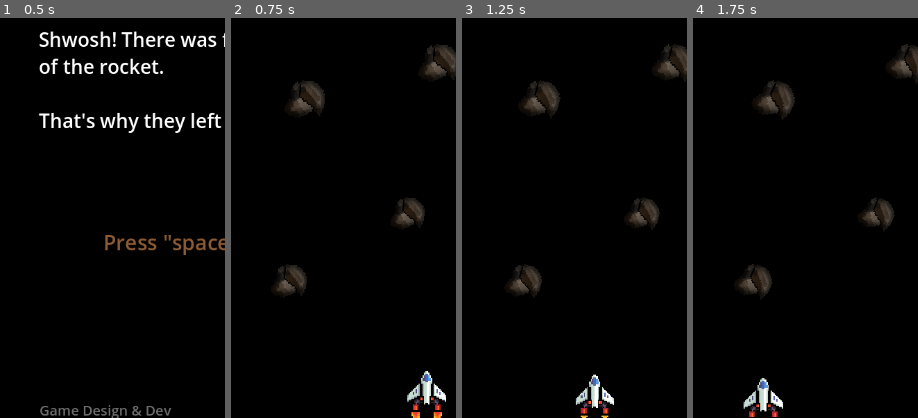
Above: before the commit, frames 1-4 (left to right).
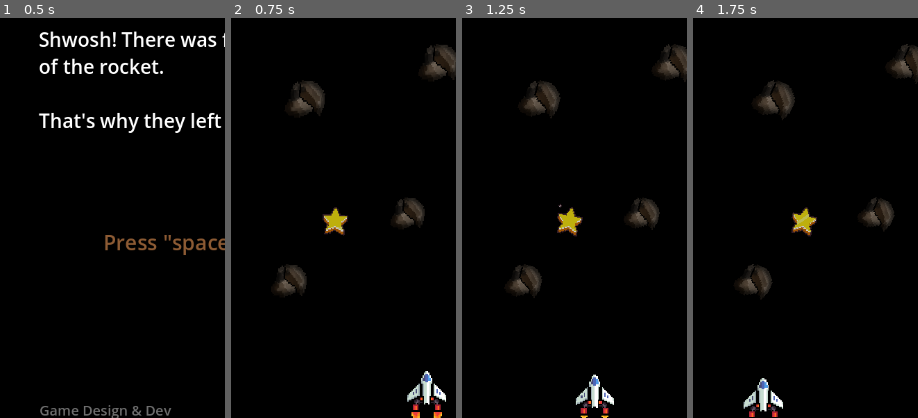
Above: after the commit, the same moments.

Repository: matheusbaumgart/oneshot-space
Game: Godot game, scene res://scenes/intro.tscn
The game is run twice, just before and just after one commit, with the same random seed, the same clock (stepped at 60 frames per second) and the same inputs.
Inputs (mouse positions are % of the whole screen's width and height, from its top left):
- Up to frame 1 (0.5 s): no input
- Up to frame 2 (0.75 s): tap Space (move_up) at 0.5 s; move the mouse to (72, 45) at 0.52 s; hold Space (move_up) from 0.53 s (still down); click (72, 45) at 0.67 s
- Up to frame 3 (1.25 s): keep holding Space (move_up)
- Up to frame 4 (1.75 s): move the mouse to (30, 55) at 1.27 s; release Space (move_up) at 1.28 s
The pictures show only the part of the screen within x 3-53%, y 43-93%; the shares and areas given below are measured in that part.

Frame 1 is identical in both runs. In frame 2, 0.5% of the frame differs, in the area x 40-52%, y 47-55%; in frame 3, 0.5%, in the area x 42-54%, y 46-55%; in frame 4, 0.5%.

Commit message:
add star power up

Diff:
--- a/scenes/main.tscn
+++ b/scenes/main.tscn
@@ -1,9 +1,10 @@
-[gd_scene load_steps=8 format=3 uid="uid://b47siulyet5ib"]
+[gd_scene load_steps=9 format=3 uid="uid://b47siulyet5ib"]
 
 [ext_resource type="PackedScene" uid="uid://cfuepag7tvkhh" path="res://scenes/spaceship.tscn" id="1_0xm2m"]
 [ext_resource type="Script" uid="uid://t5lx6guope3m" path="res://scripts/main.gd" id="1_tbgi4"]
 [ext_resource type="PackedScene" uid="uid://dyvs05368sgsd" path="res://scenes/asteroid.tscn" id="2_0xm2m"]
 [ext_resource type="Script" uid="uid://dbffqe3kqq7j7" path="res://scripts/finish_line.gd" id="3_h2yge"]
+[ext_resource type="PackedScene" uid="uid://dkefow5tcf4n3" path="res://scenes/power_up.tscn" id="5_tbgi4"]
 
 [sub_resource type="StyleBoxFlat" id="StyleBoxFlat_jyhfs"]
 bg_color = Color(0.0807833, 0.0807834, 0.0807833, 1)
@@ -232,3 +233,20 @@
 [node name="CollisionShape2D" type="CollisionShape2D" parent="Finishline"]
 position = Vector2(320, -2693)
 shape = SubResource("RectangleShape2D_0xm2m")
+
+[node name="PowerUp" parent="." instance=ExtResource("5_tbgi4")]
+position = Vector2(237, -296)
+value = 1.0
+
+[node name="PowerUp3" parent="." instance=ExtResource("5_tbgi4")]
+position = Vector2(461, -696)
+value = 2.0
+
+[node name="PowerUp4" parent="." instance=ExtResource("5_tbgi4")]
+position = Vector2(65, -1162)
+value = 3.0
+
+[node name="PowerUp2" parent="." instance=ExtResource("5_tbgi4")]
+position = Vector2(169, 807)
+scale = Vector2(1.00527, 1.00365)
+value = 2.0
--- /dev/null
+++ b/scenes/power_up.tscn
@@ -0,0 +1,137 @@
+[gd_scene load_steps=18 format=3 uid="uid://dkefow5tcf4n3"]
+
+[ext_resource type="Script" uid="uid://d8h5m0ttjtv5" path="res://scripts/powerup.gd" id="1_j7my0"]
+[ext_resource type="Texture2D" uid="uid://diiigpm8eq8ea" path="res://images/star.png" id="2_ig136"]
+
+[sub_resource type="RectangleShape2D" id="RectangleShape2D_j7my0"]
+size = Vector2(35.5, 40.5)
+
+[sub_resource type="AtlasTexture" id="AtlasTexture_6iuya"]
+atlas = ExtResource("2_ig136")
+region = Rect2(0, 0, 32, 32)
+
+[sub_resource type="AtlasTexture" id="AtlasTexture_uk6or"]
+atlas = ExtResource("2_ig136")
+region = Rect2(32, 0, 32, 32)
+
+[sub_resource type="AtlasTexture" id="AtlasTexture_bmfpq"]
+atlas = ExtResource("2_ig136")
+region = Rect2(64, 0, 32, 32)
+
+[sub_resource type="AtlasTexture" id="AtlasTexture_l224l"]
+atlas = ExtResource("2_ig136")
+region = Rect2(96, 0, 32, 32)
+
+[sub_resource type="AtlasTexture" id="AtlasTexture_p7g7m"]
+atlas = ExtResource("2_ig136")
+region = Rect2(128, 0, 32, 32)
+
+[sub_resource type="AtlasTexture" id="AtlasTexture_6m4jj"]
+atlas = ExtResource("2_ig136")
+region = Rect2(160, 0, 32, 32)
+
+[sub_resource type="AtlasTexture" id="AtlasTexture_0lif3"]
+atlas = ExtResource("2_ig136")
+region = Rect2(192, 0, 32, 32)
+
+[sub_resource type="AtlasTexture" id="AtlasTexture_o2k2r"]
+atlas = ExtResource("2_ig136")
+region = Rect2(224, 0, 32, 32)
+
+[sub_resource type="AtlasTexture" id="AtlasTexture_fglio"]
+atlas = ExtResource("2_ig136")
+region = Rect2(256, 0, 32, 32)
+
+[sub_resource type="AtlasTexture" id="AtlasTexture_3sjf4"]
+atlas = ExtResource("2_ig136")
+region = Rect2(288, 0, 32, 32)
+
+[sub_resource type="AtlasTexture" id="AtlasTexture_jgk5t"]
+atlas = ExtResource("2_ig136")
+region = Rect2(320, 0, 32, 32)
+
+[sub_resource type="AtlasTexture" id="AtlasTexture_pgmfb"]
+atlas = ExtResource("2_ig136")
+region = Rect2(352, 0, 32, 32)
+
+[sub_resource type="AtlasTexture" id="AtlasTexture_nxb8b"]
+atlas = ExtResource("2_ig136")
+region = Rect2(384, 0, 32, 32)
+
+[sub_resource type="SpriteFrames" id="SpriteFrames_o6brf"]
+animations = [{
+"frames": [{
+"duration": 1.0,
+"texture": SubResource("AtlasTexture_6iuya")
+}, {
+"duration": 1.0,
+"texture": SubResource("AtlasTexture_uk6or")
+}, {
+"duration": 1.0,
+"texture": SubResource("AtlasTexture_bmfpq")
+}, {
+"duration": 1.0,
+"texture": SubResource("AtlasTexture_l224l")
+}, {
+"duration": 1.0,
+"texture": SubResource("AtlasTexture_p7g7m")
+}, {
+"duration": 1.0,
+"texture": SubResource("AtlasTexture_6m4jj")
+}, {
+"duration": 1.0,
+"texture": SubResource("AtlasTexture_0lif3")
+}, {
+"duration": 1.0,
+"texture": SubResource("AtlasTexture_o2k2r")
+}, {
+"duration": 1.0,
+"texture": SubResource("AtlasTexture_fglio")
+}, {
+"duration": 1.0,
+"texture": SubResource("AtlasTexture_3sjf4")
+}, {
+"duration": 1.0,
+"texture": SubResource("AtlasTexture_jgk5t")
+}, {
+"duration": 1.0,
+"texture": SubResource("AtlasTexture_pgmfb")
+}, {
+"duration": 1.0,
+"texture": SubResource("AtlasTexture_nxb8b")
+}],
+"loop": true,
+"name": &"default",
+"speed": 10.0
+}]
+
+[node name="PowerUp" type="Area2D"]
+script = ExtResource("1_j7my0")
+
+[node name="CollisionShape2D" type="CollisionShape2D" parent="."]
+visible = false
+position = Vector2(0.25, 2.25)
+shape = SubResource("RectangleShape2D_j7my0")
+
+[node name="AnimatedSprite2D" type="AnimatedSprite2D" parent="."]
+modulate = Color(1, 1, 1, 0.792157)
+texture_filter = 1
+scale = Vector2(1.81111, 1.81111)
+sprite_frames = SubResource("SpriteFrames_o6brf")
+autoplay = "default"
+frame = 7
+frame_progress = 0.105372
+
+[node name="Label" type="Label" parent="."]
+visible = false
+offset_left = -25.0
+offset_top = -17.0
+offset_right = 25.0
+offset_bottom = 18.0
+theme_override_colors/font_color = Color(0.258824, 0.141176, 0.184314, 1)
+theme_override_font_sizes/font_size = 25
+text = "1"
+horizontal_alignment = 1
+vertical_alignment = 1
+
+[connection signal="body_entered" from="." to="." method="_on_body_entered"]
--- /dev/null
+++ b/scripts/drifting_object.gd
@@ -0,0 +1,47 @@
+extends Area2D
+
+@export var global_rotation_speed: float = 20.0
+@export var min_drift_speed: float = 5.0
+@export var max_drift_speed: float = 20.0
+@export var min_drift_range: float = 10.0
+@export var max_drift_range: float = 40.0
+@export var min_scale: float = 1.0
+@export var max_scale: float = 1.35
+
+var drift_speed: float
+var drift_range: float
+var direction: int = 1
+var start_x: float
+
+func _ready():
+	start_x = position.x
+	drift_speed = randf_range(min_drift_speed, max_drift_speed)
+	drift_range = randf_range(min_drift_range, max_drift_range)
+
+	# Randomize scale slightly
+	var random_scale = randf_range(min_scale, max_scale)
+	scale = Vector2(random_scale, random_scale)
+
+	_on_ready()  # Hook for child classes
+
+func _process(delta):
+	# Rotation
+	rotation_degrees += global_rotation_speed * delta
+
+	# Side-to-side drifting motion
+	position.x += drift_speed * direction * delta
+
+	# Reverse direction when reaching drift limit
+	if position.x > start_x + drift_range:
+		direction = -1
+	elif position.x < start_x - drift_range:
+		direction = 1
+
+	_on_process(delta)  # Hook for child classes
+
+# Virtual methods for child classes
+func _on_ready():
+	pass
+
+func _on_process(_delta):
+	pass
--- /dev/null
+++ b/scripts/powerup.gd
@@ -0,0 +1,50 @@
+extends Area2D
+
+enum PowerUpType { STAR, SLOW_TIME }
+
+@export var type: PowerUpType = PowerUpType.STAR
+@export var value: float = 10.0  # effect duration
+@export var drift_speed: float = 10.0
+@export var drift_range: float = 20.0
+@export var rotation_speed: float = 15.0
+@export var max_rotation: float = 15.0  # Maximum rotation angle in degrees
+
+@onready var label: Label = $Label
+
+var direction: int = 1
+var start_x: float
+var rotation_direction: int = 1
+
+func _ready():
+	label.text = str(int(value))
+	connect("body_entered", Callable(self, "_on_body_entered"))
+	start_x = position.x
+	# Randomly set initial rotation direction
+	rotation_direction = 1 if randf() > 0.5 else -1
+
+func _process(delta):
+	# Oscillating rotation
+	rotation_degrees += rotation_speed * rotation_direction * delta
+	if abs(rotation_degrees) >= max_rotation:
+		rotation_direction *= -1  # Reverse rotation direction
+
+	# Side-to-side drifting motion
+	position.x += drift_speed * direction * delta
+
+	# Reverse direction when reaching drift limit
+	if position.x > start_x + drift_range:
+		direction = -1
+	elif position.x < start_x - drift_range:
+		direction = 1
+
+func _on_body_entered(body):
+	if not body.is_in_group("spaceship"):
+		return
+
+	match type:
+		PowerUpType.STAR:
+			body.activate_star(value)
+		PowerUpType.SLOW_TIME:
+			body.activate_slow_time(value)
+
+	queue_free()
--- a/scripts/spaceship.gd
+++ b/scripts/spaceship.gd
@@ -27,6 +27,7 @@
 
 var moving_left = true  # Track direction
 var is_moving: bool = false  # Track movement state
+var is_invincible: bool = false
 
 func _ready():
 	GameManager.start_timer()  # Start tracking time when the game begins
@@ -77,7 +78,8 @@
 
 func _on_area_2d_area_entered(area: Area2D) -> void:
 	if area.is_in_group("asteroid"):
-		explode()
+		if not is_invincible:
+			explode()
 	elif area.is_in_group("finish_line"):
 		var time_taken = GameManager.stop_timer()  # Stop timer and get elapsed time
 		show_you_win_screen()
@@ -120,3 +122,33 @@
 func out_of_fuel():
 	set_process(false)  # Stop movement processing
 	show_game_over_screen()
+
+func activate_star(duration: float):
+	# Activate both shield and speed boost
+	is_invincible = true
+
+	# Speed boost
+	var original_speed = SPEED
+	var original_reduced = REDUCED_SPEED
+	SPEED *= 1.5
+	REDUCED_SPEED *= 1.5
+
+	# Visual effect (blinking)
+	var blink_timer = duration
+	while blink_timer > 0:
+		modulate = Color(1, 1, 0)  # yellow/gold for star power
+		await get_tree().create_timer(0.1).timeout
+		modulate = Color(1, 1, 0, 0.5)  # semi-transparent yellow
+		await get_tree().create_timer(0.1).timeout
+		blink_timer -= 0.2
+
+	# Reset everything
+	is_invincible = false
+	SPEED = original_speed
+	REDUCED_SPEED = original_reduced
+	modulate = Color(1, 1, 1, 1)  # reset to default
+
+func activate_slow_time(duration: float):
+	Engine.time_scale = 0.5
+	await get_tree().create_timer(duration).timeout
+	Engine.time_scale = 1.0
Binary file added: images/star.png
Not shown, added: images/star.png.import
Not shown, added: scripts/powerup.gd.uid
Not shown, changed: docs/index.html
Not shown, changed: docs/index.pck
